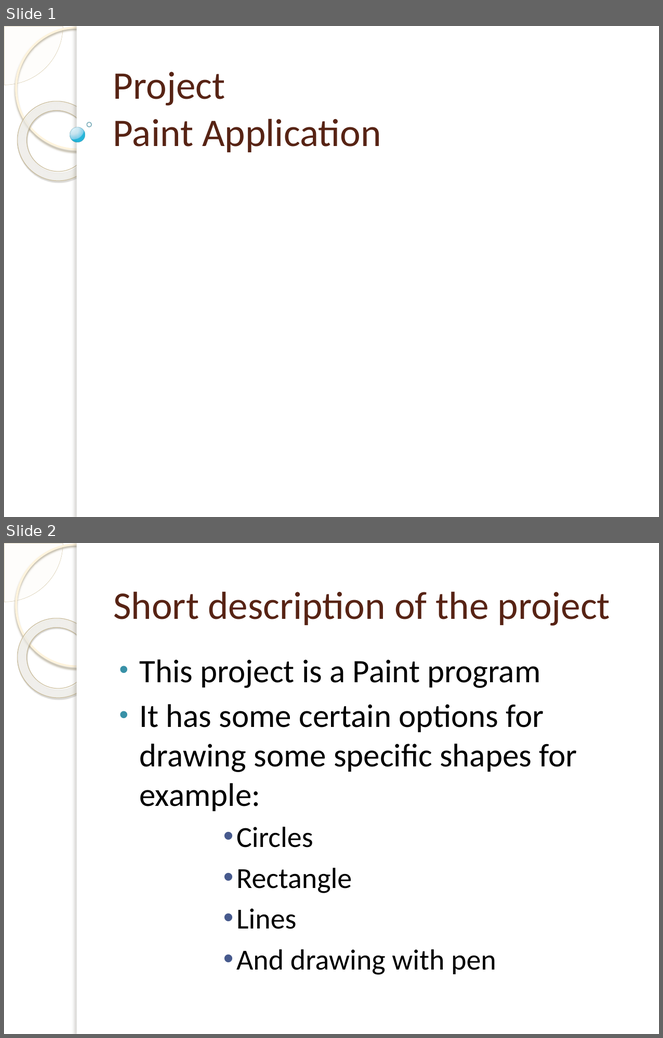
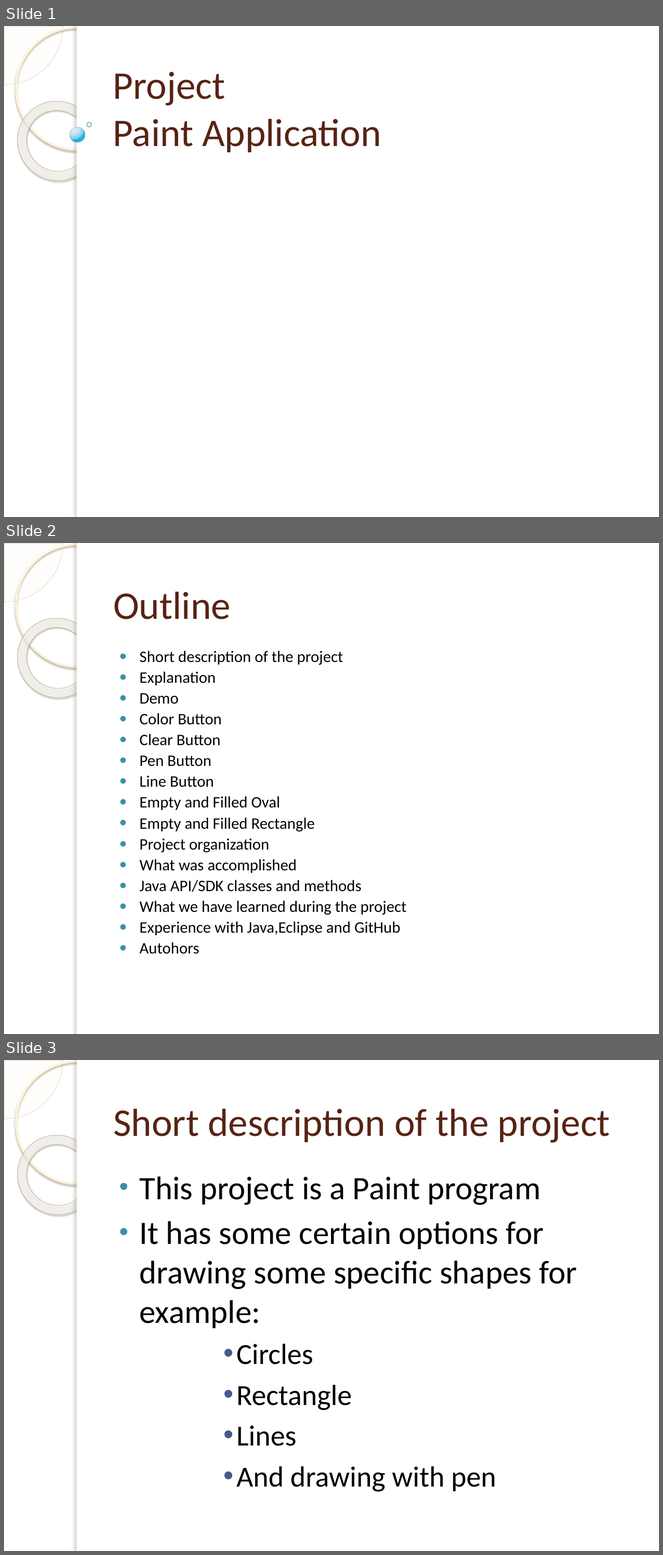
Before and after one commit to csis160-20112012/DAD, a slide deck: ProjectPaintApplication.pptx. Shown one above the other, each under a label of ours: slides 1 and 2 before the commit, slides 1, 2 and 3 after it. The pictures are 663x1038 and 663x1555 pixels, drawn with LibreOffice and Linux fonts; fonts in the diff are those of the drawing; background and template pictures are left out. Boxes give left, top, right and bottom in pixels: in the first picture for what was removed or moved away, otherwise in the second. Text is boxed around its words. In the diff, an @@ line names an element or a change of style, - is before the commit and + after.

```diff
--- a/ProjectPaintApplication.pptx
+++ b/ProjectPaintApplication.pptx
@@ slide 2 added at (4, 543, 659, 1034), background picture (left out); not listed: 5 template elements that a slide beside it also shows @@
@@ title added at (113, 591, 231, 619), 43 pt, text #572314 @@
+Outline
@@ text added at (140, 651, 407, 954), 17.6 pt, text #000000 @@
+● Short description of the project
+● Explanation
+● Demo
+● Color Button
+● Clear Button
+● Pen Button
+● Line Button
+● Empty and Filled Oval
+● Empty and Filled Rectangle
+● Project organization
+● What was accomplished
+● Java API/SDK classes and methods
+● What we have learned during the project
+● Experience with Java,Eclipse and GitHub
+● Autohors
@@ what was slide 2 is now slide 3 @@
```
Also in this commit, not shown: 2 other slides added, 1 other file.
